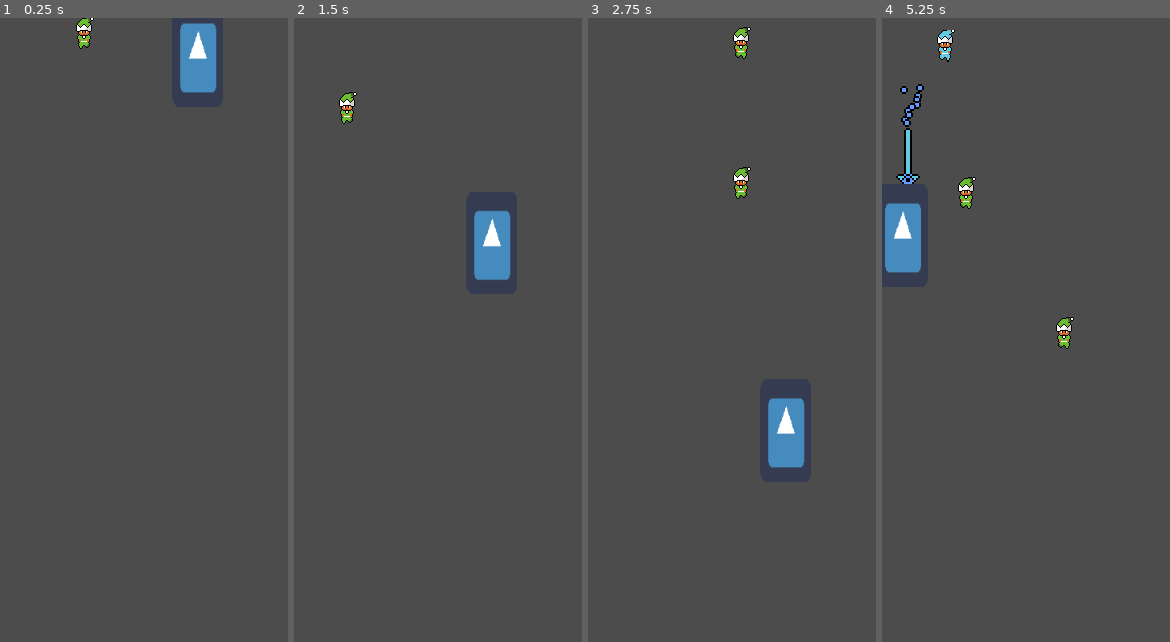
Above: before the commit, frames 1-4 (left to right).
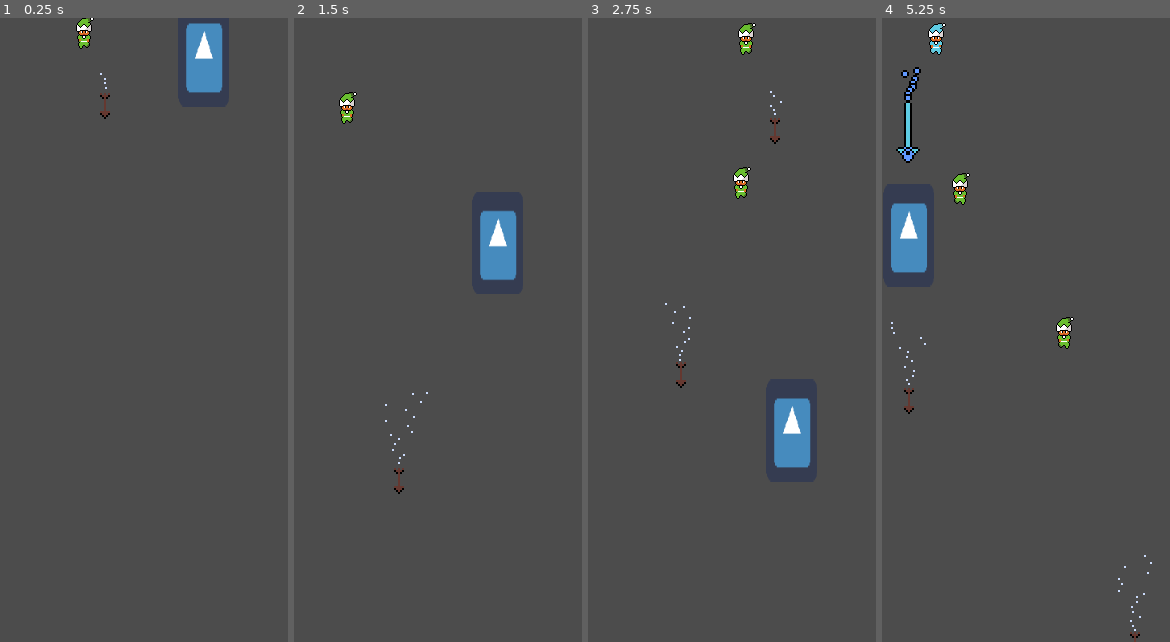
Above: after the commit, the same moments.

Repository: Bandeiraa/7DaysXmasGame
Game: Godot game, scene res://Scenes/Enemies/EnemySpawner.tscn
Two runs of this game, one before a commit and one after it. Both use one fixed random seed, a clock stepped at 60 frames per second and the inputs below. This scene is started directly instead of the project's main scene. The engine's default icon, where the game draws it, is replaced by a stand-in: a white triangle on a blue panel in a dark square.
Inputs:
- Up to frame 1 (0.25 s): no input
- Up to frame 2 (1.5 s): hold Right (ui_right) 0.53-1.28 s; hold Left (ui_left) from 1.28 s (still down)
- Up to frame 3 (2.75 s): release Left (ui_left) at 2.03 s; hold Right (ui_right) from 2.03 s (still down)
- Up to frame 4 (5.25 s): release Right (ui_right) at 3.53 s; hold Left (ui_left) from 3.53 s (still down)

The runs differ from the first frame. In frame 1, 0.8% of the frame differs, in the area x 34-78%, y 0-17%; in frame 2, 0.8%; in frame 3, 1.2%; in frame 4, 2.2%, in the area x 1-94%, y 0-100%.

Commit message:
Lancer Elf spells and warrior speed up logic added

Diff:
--- a/Scenes/Character/Goblin.tscn
+++ b/Scenes/Character/Goblin.tscn
@@ -152,6 +152,9 @@
 position = Vector2( -2.13514, -8.1758 )
 polygon = PoolVector2Array( 0.601627, 5.52166, -5.7051, 5.52166, -7.17667, 6.78301, -7.80734, 12.8795, -11.8016, 17.084 …(201 unchanged characters)…
 
+[node name="BleedTimer" type="Timer" parent="GoblinCollision"]
+one_shot = true
+
 [node name="CannonSpawner" type="Position2D" parent="."]
 position = Vector2( -1.25811, -3.01101 )
 
@@ -175,6 +178,7 @@
 [connection signal="canGetValue" from="GoblinCollision" to="." method="canGetValue"]
 [connection signal="canQueueFree" from="GoblinCollision" to="." method="canDestroy"]
 [connection signal="canSlowDown" from="GoblinCollision" to="." method="onSlowDown"]
+[connection signal="timeout" from="GoblinCollision/BleedTimer" to="GoblinCollision" method="onBleedTimeout"]
 [connection signal="timeout" from="ShootCooldown" to="." method="onShootTimeout"]
 [connection signal="timeout" from="FirstShootDelay" to="." method="onFirstShootTimeout"]
 [connection signal="timeout" from="SlowDownTimer" to="." method="onSlowDownTimeout"]
--- /dev/null
+++ b/Scenes/Enemies/Arrow.tscn
@@ -0,0 +1,41 @@
+[gd_scene load_steps=6 format=2]
+
+[ext_resource path="res://Scenes/Enemies/Projectile.tscn" type="PackedScene" id=1]
+[ext_resource path="res://Sprites/Spells/Arrow.png" type="Texture" id=2]
+[ext_resource path="res://Sprites/Spells/WindParticles.png" type="Texture" id=3]
+[ext_resource path="res://Scripts/Arrow.gd" type="Script" id=4]
+
+[sub_resource type="ParticlesMaterial" id=1]
+flag_disable_z = true
+direction = Vector3( 0, -1, 0 )
+spread = 25.0
+gravity = Vector3( 0, -10, 0 )
+initial_velocity = 35.0
+orbit_velocity = 0.0
+orbit_velocity_random = 0.0
+
+[node name="Arrow" instance=ExtResource( 1 )]
+script = ExtResource( 4 )
+velocity = Vector2( 0, 150 )
+
+[node name="CollisionShape2D" parent="." index="0"]
+shape = null
+
+[node name="Projectile" parent="." index="1"]
+position = Vector2( 0, 6.59764 )
+scale = Vector2( 1, 1 )
+texture = ExtResource( 2 )
+
+[node name="VisibilityNotifier2D" parent="." index="2"]
+position = Vector2( -0.00722565, 6.57581 )
+scale = Vector2( 0.253508, 0.662783 )
+
+[node name="CollisionPolygon2D" type="CollisionPolygon2D" parent="." index="3"]
+visible = false
+position = Vector2( 0, 6.59764 )
+polygon = PoolVector2Array( -2.5145, -6.43197, -2.5587, -4.57582, -1.54223, -3.42677, -0.525764, -2.67547, -0.525764, 2.53944, -2.5145, 2.53944, -2.5587, 4.35141, -1.54223, 5.54465, -0.525764, 6.47273, 0.446507, 6.56112, 1.55136, 5.54465, 2.47944, 4.48399, 2.52363, 2.53944, 0.623284, 2.53944, 0.490702, -2.67547, 1.55136, -3.51516, 2.47944, -4.53162, 2.52363, -6.47617 )
+
+[node name="Particles" type="Particles2D" parent="." index="4"]
+amount = 16
+process_material = SubResource( 1 )
+texture = ExtResource( 3 )
--- a/Scenes/Enemies/IceBeam.tscn
+++ b/Scenes/Enemies/IceBeam.tscn
@@ -1,14 +1,11 @@
-[gd_scene load_steps=7 format=2]
+[gd_scene load_steps=6 format=2]
 
 [ext_resource path="res://Scenes/Enemies/Projectile.tscn" type="PackedScene" id=1]
 [ext_resource path="res://Scenes/Enemies/IceBeam.gd" type="Script" id=2]
 [ext_resource path="res://Sprites/Spells/IceBolt.png" type="Texture" id=4]
 [ext_resource path="res://Sprites/Particles.png" type="Texture" id=5]
 
-[sub_resource type="RectangleShape2D" id=1]
-extents = Vector2( 3.15752, 14.846 )
-
-[sub_resource type="ParticlesMaterial" id=2]
+[sub_resource type="ParticlesMaterial" id=1]
 flag_disable_z = true
 direction = Vector3( 0, -1, 0 )
 spread = 25.0
@@ -23,7 +20,7 @@
 
 [node name="CollisionShape2D" parent="." index="0"]
 position = Vector2( 0, 16.0564 )
-shape = SubResource( 1 )
+shape = null
 
 [node name="Projectile" parent="." index="1"]
 position = Vector2( 0, 9.48941 )
@@ -38,5 +35,8 @@
 [node name="Particles" type="Particles2D" parent="." index="3"]
 position = Vector2( 0, -0.631386 )
 amount = 18
-process_material = SubResource( 2 )
+process_material = SubResource( 1 )
 texture = ExtResource( 5 )
+
+[node name="CollisionPolygon2D" type="CollisionPolygon2D" parent="." index="4"]
+polygon = PoolVector2Array( -2.1161, 1.44991, -2.1161, 21.2489, -5.29809, 23.2818, -6.09358, 24.3425, -6.09358, 24.9612, -4.23743, 26.5522, -2.99999, 29.1155, -0.967056, 30.9716, 0.712322, 31.06, 3.01042, 29.0271, 4.95496, 25.9335, 5.92723, 24.9612, 5.92723, 24.0773, 4.95496, 23.0167, 1.94976, 21.3373, 2.03815, 1.27313 )
--- a/Scenes/Enemies/LancerElf.tscn
+++ b/Scenes/Enemies/LancerElf.tscn
@@ -41,9 +41,8 @@
 shape = SubResource( 1 )
 
 [node name="ShootTimer" type="Timer" parent="." index="2"]
+wait_time = 2.0
 
-[node name="SkillSpawn" type="Position2D" parent="." index="3"]
-position = Vector2( -0.529732, 12 )
-
-[node name="ElfAnimator" type="AnimationPlayer" parent="." index="4"]
+[node name="ElfAnimator" type="AnimationPlayer" parent="." index="3"]
 anims/WalkAnimation = SubResource( 2 )
+[connection signal="timeout" from="ShootTimer" to="." method="onSpearTimeout"]
--- /dev/null
+++ b/Scenes/Enemies/LancerSpear.tscn
@@ -0,0 +1,39 @@
+[gd_scene load_steps=6 format=2]
+
+[ext_resource path="res://Sprites/Spells/LancerSpear.png" type="Texture" id=1]
+[ext_resource path="res://Scenes/Enemies/Projectile.tscn" type="PackedScene" id=2]
+[ext_resource path="res://Sprites/Spells/LeafParticles.png" type="Texture" id=3]
+[ext_resource path="res://Scripts/LancerSpear.gd" type="Script" id=4]
+
+[sub_resource type="ParticlesMaterial" id=1]
+flag_disable_z = true
+direction = Vector3( 0, -1, 0 )
+spread = 25.0
+gravity = Vector3( 0, -10, 0 )
+initial_velocity = 35.0
+orbit_velocity = 0.0
+orbit_velocity_random = 0.0
+
+[node name="LancerSpear" instance=ExtResource( 2 )]
+script = ExtResource( 4 )
+velocity = Vector2( 0, 100 )
+
+[node name="CollisionShape2D" parent="." index="0"]
+shape = null
+
+[node name="Projectile" parent="." index="1"]
+position = Vector2( 0, 15.0449 )
+scale = Vector2( 1, 1 )
+texture = ExtResource( 1 )
+
+[node name="VisibilityNotifier2D" parent="." index="2"]
+position = Vector2( 0.0589907, 17.9736 )
+
+[node name="CollisionPolygon2D" type="CollisionPolygon2D" parent="." index="3"]
+visible = false
+polygon = PoolVector2Array( -1.02945, -0.279439, -2.08057, 0.771682, -2.18568, 20.8481, -5.12882, 22.7401, -6.17994, 24.3168, -6.17994, 24.3168, -4.0777, 26.6292, -3.02658, 28.5213, -0.924335, 30.6235, 0.86257, 30.6235, 2.75459, 28.4162, 3.80571, 26.5241, 6.11817, 24.3168, 6.01306, 23.581, 1.91369, 20.8481, 2.0188, 0.561458, 0.86257, -0.489663 )
+
+[node name="Particles" type="Particles2D" parent="." index="4"]
+amount = 16
+process_material = SubResource( 1 )
+texture = ExtResource( 3 )
--- a/Scenes/Enemies/WarriorElf.tscn
+++ b/Scenes/Enemies/WarriorElf.tscn
@@ -28,6 +28,7 @@
 position = Vector2( 72, 0 )
 script = ExtResource( 1 )
 velocity = Vector2( 20, 30 )
+armor = 15
 
 [node name="EnemySprite" parent="." index="0"]
 scale = Vector2( 0.5, 0.5 )
--- /dev/null
+++ b/Scenes/Interface/BloodLifetime.tscn
@@ -0,0 +1,37 @@
+[gd_scene load_steps=4 format=2]
+
+[ext_resource path="res://Sprites/Interface/BloodSheet.png" type="Texture" id=1]
+[ext_resource path="res://Scripts/BloodAnimator.gd" type="Script" id=2]
+
+[sub_resource type="Animation" id=1]
+resource_name = "BloodLifetime"
+length = 20.0
+tracks/0/type = "value"
+tracks/0/path = NodePath("BloodSprite:frame")
+tracks/0/interp = 1
+tracks/0/loop_wrap = true
+tracks/0/imported = false
+tracks/0/enabled = true
+tracks/0/keys = {
+"times": PoolRealArray( 0, 10 ),
+"transitions": PoolRealArray( 1, 1 ),
+"update": 1,
+"values": [ 0, 1 ]
+}
+
+[node name="AnimationPlayer" type="Node2D"]
+position = Vector2( 10.6163, 7.67318 )
+script = ExtResource( 2 )
+
+[node name="AnimationPlayer" type="AnimationPlayer" parent="."]
+anims/BloodLifetime = SubResource( 1 )
+
+[node name="BloodSprite" type="Sprite" parent="."]
+texture = ExtResource( 1 )
+hframes = 2
+frame = 1
+
+[node name="LifeTime" type="Timer" parent="."]
+wait_time = 20.0
+autostart = true
+[connection signal="timeout" from="LifeTime" to="." method="canQueueFree"]
--- /dev/null
+++ b/Scripts/Arrow.gd
@@ -0,0 +1,10 @@
+extends "res://Scripts/Projectile.gd"
+
+func _ready():
+	var _connection
+	_connection = connect("area_entered", self, "areaEntered")
+
+func areaEntered(enemyArea):
+	if enemyArea.is_in_group("Goblin"):
+		enemyArea.armor -= 2
+		queue_free()
--- /dev/null
+++ b/Scripts/BloodAnimator.gd
@@ -0,0 +1,9 @@
+extends Node2D
+
+onready var animator = get_node("AnimationPlayer")
+
+func _ready():
+	animator.play("BloodLifetime")
+
+func canQueueFree():
+	queue_free()
--- a/Scripts/EnemySpawner.gd
+++ b/Scripts/EnemySpawner.gd
@@ -18,7 +18,7 @@
 	randomize()
 	var enemy = enemies[0].instance()
 	var enemyPosition = Vector2()
-	enemyPosition.x = rand_range(0 - 3, get_viewport().get_visible_rect().size.x - 44)
+	enemyPosition.x = rand_range(0, get_viewport().get_visible_rect().size.x - 41)
 	enemy.set_position(enemyPosition)
 	self.add_child(enemy)
 	var randomWaitTime = rand_range(3, 10)
@@ -32,7 +32,7 @@
 	elfPosition.x = rand_range(0 - 3, get_viewport().get_visible_rect().size.x - 44)
 	elf.set_position(elfPosition)
 	self.add_child(elf)
-	var randomWaitTime = rand_range(1.5, 3)
+	var randomWaitTime = rand_range(1.0, 3.5)
 	spawnTimer.set_wait_time(randomWaitTime)
 	spawnTimer.start()
 
--- a/Scripts/GoblinDamageArea.gd
+++ b/Scripts/GoblinDamageArea.gd
@@ -24,3 +24,12 @@
 func areaEntered(enemyArea):
 	if enemyArea.is_in_group("IceSpear"):
 		emit_signal("canSlowDown")
+	elif enemyArea.is_in_group("LancerSpear"):
+		$BleedTimer.start()
+
+func onBleedTimeout():
+	armor -= 2
+	StoreHp.storedValue.currentHp = armor
+	StoreHp.save()
+	emit_signal("canGetValue")
+	print("Sangramento!! vida atual: ", armor)
--- a/Scripts/LancerElf.gd
+++ b/Scripts/LancerElf.gd
@@ -1,8 +1,13 @@
 extends "res://Scripts/Enemy.gd"
 
 export (int) var armor = 6 setget setArmor
+
 var offset = Vector2()
-#var mageSpells = [preload("res://Scenes/Enemies/IceBeam.tscn"), preload("res://Scenes/Enemies/FireWave.tscn")]
+var instancedBloodPosition
+var spell
+
+var lancerSpells = [preload("res://Scenes/Enemies/LancerSpear.tscn"), preload("res://Scenes/Enemies/Arrow.tscn")]
+var bloodPool = preload("res://Scenes/Interface/BloodLifetime.tscn")
 
 onready var shootTimer = get_node("ShootTimer")
 onready var lancerElf = get_node("ElfAnimator")
@@ -13,7 +18,21 @@
 	chooseDirection()
 	_connection = connect("area_entered", self, "areaEntered")
 	lancerElf.play("WalkAnimation")
-	#shoot()
+	shoot()
+
+func shoot():
+	randomize()
+	var randomIndex = randi() % 10 + 1
+	print(randomIndex)
+	if randomIndex > 7:
+		spell = lancerSpells[0].instance()
+		spell.set_position(get_global_position())
+		get_tree().get_root().call_deferred("add_child", spell)
+	else:
+		spell = lancerSpells[1].instance()
+		spell.set_position(get_global_position())
+		get_tree().get_root().call_deferred("add_child", spell)
+	shootTimer.start()
 
 func chooseDirection():
 	randomize()
@@ -39,6 +58,12 @@
 func setArmor(newValue):
 	armor = newValue
 	if armor <= 0:
+		instancedBloodPosition = bloodPool.instance()
+		instancedBloodPosition.set_position(get_global_position())
+		get_tree().get_root().add_child(instancedBloodPosition)
 		StoreHp.storedValue.totalPoints += int(rand_range(3, 7))
 		StoreHp.save()
 		queue_free()
+
+func onSpearTimeout():
+	shoot()
--- /dev/null
+++ b/Scripts/LancerSpear.gd
@@ -0,0 +1,11 @@
+extends "res://Scripts/Enemy.gd"
+
+func _ready():
+	add_to_group("LancerSpear")
+	var _connection
+	_connection = connect("area_entered", self, "areaEntered")
+
+func areaEntered(enemyArea):
+	if enemyArea.is_in_group("Goblin"):
+		enemyArea.armor -= 1
+		queue_free()
--- a/Scripts/MageElf.gd
+++ b/Scripts/MageElf.gd
@@ -3,10 +3,13 @@
 export var armor = 4 setget setArmor
 
 var offset = Vector2()
-var spell
+var spell; var instancedBloodPosition
+
 var mageSpells = [preload("res://Scenes/Enemies/IceBeam.tscn"), preload("res://Scenes/Enemies/IceWave.tscn")]
+var bloodPool = preload("res://Scenes/Interface/BloodLifetime.tscn")
 
 signal slow
+
 onready var shootTimer = get_node("ShootTimer")
 onready var mageElf = get_node("ElfAnimator")
 
@@ -56,6 +59,9 @@
 func setArmor(newValue):
 	armor = newValue
 	if armor <= 0:
+		instancedBloodPosition = bloodPool.instance()
+		instancedBloodPosition.set_position(get_global_position())
+		get_tree().get_root().add_child(instancedBloodPosition)
 		StoreHp.storedValue.totalPoints += int(rand_range(1, 5))
 		StoreHp.save()
 		queue_free()
--- a/Scripts/WarriorElf.gd
+++ b/Scripts/WarriorElf.gd
@@ -2,7 +2,11 @@
 
 export var armor = 12 setget setArmor
 var offset = Vector2()
+var instancedBloodPosition
+var increaseVelocity = Vector2(10, 20)
+
 #var mageSpells = [preload("res://Scenes/Enemies/IceBeam.tscn"), preload("res://Scenes/Enemies/FireWave.tscn")]
+var bloodPool = preload("res://Scenes/Interface/BloodLifetime.tscn")
 
 onready var shootTimer = get_node("ShootTimer")
 onready var warriorElf = get_node("ElfAnimator")
@@ -38,7 +42,12 @@
 
 func setArmor(newValue):
 	armor = newValue
+	velocity += increaseVelocity
+	print(velocity)
 	if armor <= 0:
+		instancedBloodPosition = bloodPool.instance()
+		instancedBloodPosition.set_position(get_global_position())
+		get_tree().get_root().add_child(instancedBloodPosition)
 		StoreHp.storedValue.totalPoints += int(rand_range(5, 10))
 		StoreHp.save()
 		queue_free()
Binary file added: Sprites/Interface/Blood.png
Not shown, added: Sprites/Interface/Blood.png.import
Binary file added: Sprites/Interface/BloodAfter.png
Not shown, added: Sprites/Interface/BloodAfter.png.import
Binary file added: Sprites/Interface/BloodSheet.png
Not shown, added: Sprites/Interface/BloodSheet.png.import
Binary file added: Sprites/Spells/Arrow.png
Not shown, added: Sprites/Spells/Arrow.png.import
Binary file added: Sprites/Spells/LancerSpear.png
Not shown, added: Sprites/Spells/LancerSpear.png.import
Binary file added: Sprites/Spells/LeafParticles.png
Not shown, added: Sprites/Spells/LeafParticles.png.import
(and 2 more such lines)
